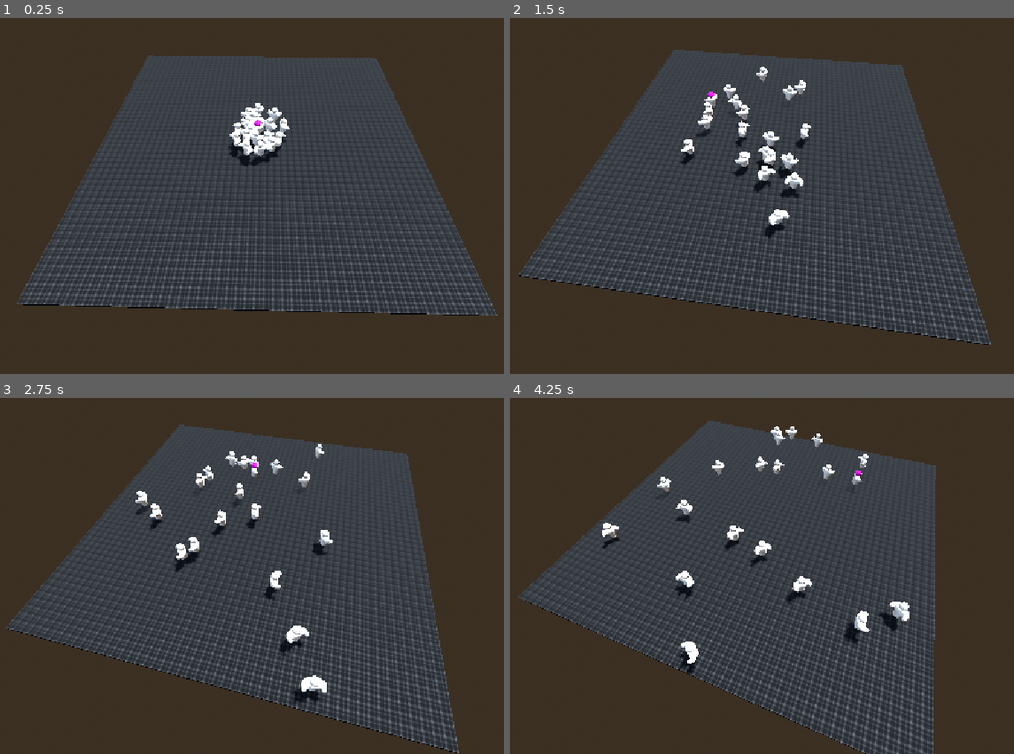
Above: before the commit, frames 1-4 (two rows, left to right).
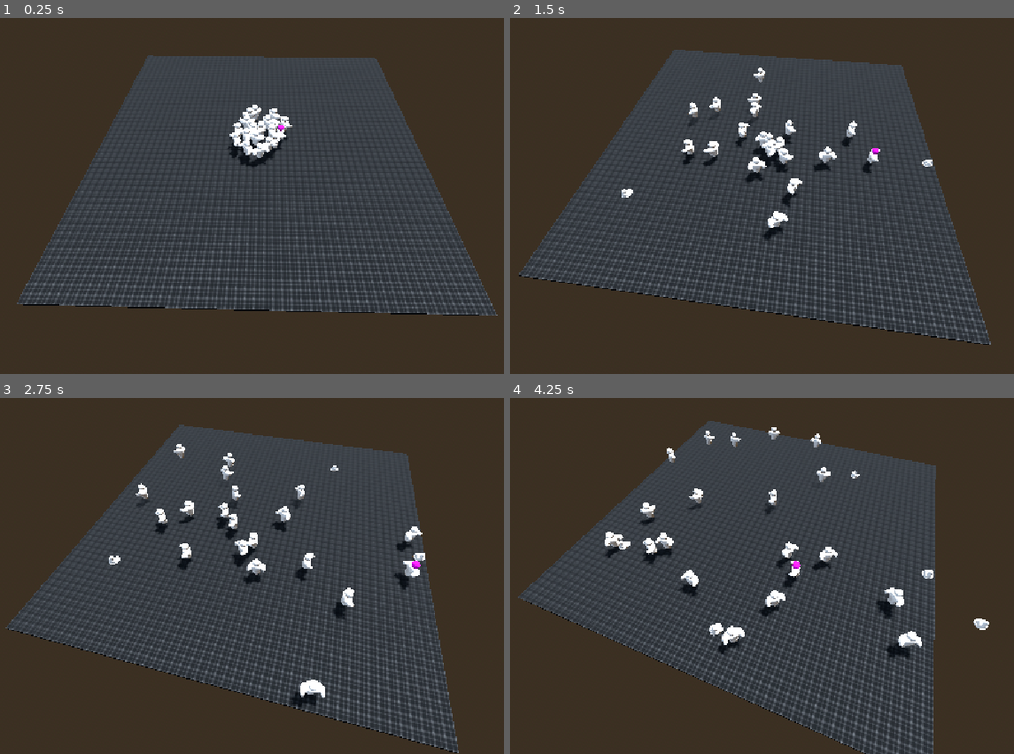
Above: after the commit, the same moments.

Repository: Argonbart/UberwachungsRame
Game: Godot game, scene res://scenes/playground.tscn
The game is run twice, just before and just after one commit, with the same random seed, the same clock (stepped at 60 frames per second) and the same inputs. Before the commit the project starts from res://playground.tscn.
Inputs (mouse positions are in pixels of both pictures, inside the frame that each line leads up to):
- Up to frame 1 (0.25 s): no input
- Up to frame 2 (1.5 s): tap Enter at 0.5 s; move the mouse to (923, 153) at 0.52 s; hold D (move_right) 0.53-1.28 s; hold Shift (sprint) 0.53-1.28 s; click (923, 153) at 0.67 s; move the mouse to (625, 196) at 1.27 s; hold S (move_backward) from 1.28 s (still down); tap Shift (sprint) at 1.35 s; click (625, 196) at 1.42 s
- Up to frame 3 (2.75 s): move the mouse to (327, 465) at 2.02 s; release S (move_backward) at 2.03 s; hold D (move_right) from 2.03 s (still down); hold Shift (sprint) from 2.03 s (still down); click (327, 465) at 2.17 s
- Up to frame 4 (4.25 s): move the mouse to (731, 632) at 2.77 s; release D (move_right) at 2.78 s; release Shift (sprint) at 2.78 s; hold W (move_forward) 2.78-3.53 s; tap Shift (sprint) at 2.85 s; click (731, 632) at 2.92 s; move the mouse to (978, 615) at 3.52 s; hold A (move_left) from 3.53 s (still down); hold Shift (sprint) from 3.53 s (still down); click (978, 615) at 3.67 s

The runs differ from the first frame. In frame 1, 0.7% of the frame differs, in the area x 45-58%, y 23-42%; in frame 2, 2.8%; in frame 3, 3.8%; in frame 4, 4.5%, in the area x 18-96%, y 7-78%.

Commit message:
Add poop

Diff:
--- a/playground/project.godot
+++ b/playground/project.godot
@@ -13,7 +13,7 @@
 config/name="Playground"
 run/main_scene="uid://bt37ffho7b4ib"
 config/features=PackedStringArray("4.4", "Forward Plus")
-config/icon="res://icon.svg"
+config/icon="res://textures/icon.svg"
 
 [display]
 
--- a/playground/human.tscn
+++ b/playground/scenes/human.tscn
@@ -1,6 +1,6 @@
 [gd_scene load_steps=4 format=3 uid="uid://i0l73rfrm2ae"]
 
-[ext_resource type="Script" uid="uid://cmrq8duvr8kx6" path="res://human.gd" id="1_11jcu"]
+[ext_resource type="Script" uid="uid://cmrq8duvr8kx6" path="res://scripts/human.gd" id="1_11jcu"]
 [ext_resource type="PackedScene" uid="uid://c5wguet7g4yes" path="res://assets/Human.glb" id="2_86l0o"]
 
 [sub_resource type="SphereShape3D" id="SphereShape3D_86l0o"]
--- a/playground/playground.tscn
+++ b/playground/scenes/playground.tscn
@@ -1,9 +1,11 @@
-[gd_scene load_steps=10 format=3 uid="uid://bt37ffho7b4ib"]
+[gd_scene load_steps=12 format=3 uid="uid://bt37ffho7b4ib"]
 
-[ext_resource type="Texture2D" uid="uid://vlt30a3se3t7" path="res://textures/black.png" id="1_m8u5f"]
-[ext_resource type="Script" uid="uid://iey56y6gj52g" path="res://camera_point.gd" id="2_is3ju"]
-[ext_resource type="PackedScene" uid="uid://i0l73rfrm2ae" path="res://human.tscn" id="2_wt17y"]
-[ext_resource type="Script" uid="uid://gcktf1y5hxcn" path="res://camera.gd" id="3_m8u5f"]
+[ext_resource type="Texture2D" uid="uid://vlt30a3se3t7" path="res://textures/black.png" id="1_q8s1k"]
+[ext_resource type="Script" uid="uid://iey56y6gj52g" path="res://scripts/camera_point.gd" id="2_mm0a5"]
+[ext_resource type="Script" uid="uid://gcktf1y5hxcn" path="res://scripts/camera.gd" id="3_o6wi6"]
+[ext_resource type="PackedScene" uid="uid://i0l73rfrm2ae" path="res://scenes/human.tscn" id="4_emj6c"]
+[ext_resource type="Script" uid="uid://d4nqjtxtvpvak" path="res://scripts/input_controller.gd" id="5_mm0a5"]
+[ext_resource type="PackedScene" uid="uid://dtlikkilw857" path="res://scenes/poop.tscn" id="6_o6wi6"]
 
 [sub_resource type="ProceduralSkyMaterial" id="ProceduralSkyMaterial_rupst"]
 sky_horizon_color = Color(0.662243, 0.671743, 0.686743, 1)
@@ -41,79 +43,87 @@
 material = SubResource("StandardMaterial3D_wt17y")
 
 [node name="CameraPoint" type="Node3D" parent="."]
-script = ExtResource("2_is3ju")
+script = ExtResource("2_mm0a5")
 orbit_speed_deg = 5.0
 
 [node name="Camera3D" type="Camera3D" parent="CameraPoint"]
 transform = Transform3D(1, 0, 0, 0, 1, 0, 0, 0, 1, 0, 60, 60)
-script = ExtResource("3_m8u5f")
+script = ExtResource("3_o6wi6")
 
 [node name="Humans" type="Node3D" parent="."]
 
-[node name="Human1" parent="Humans" instance=ExtResource("2_wt17y")]
+[node name="Human1Robot" parent="Humans" instance=ExtResource("4_emj6c")]
 transform = Transform3D(1, 0, 0, 0, 1, 0, 0, 0, 1, 0, 1.34846, 0)
 wander_type = 1
 timer_refresh_rate = 10.0
 
-[node name="Sphere" parent="Humans/Human1/HumanModel" index="0"]
+[node name="Sphere" parent="Humans/Human1Robot/HumanModel" index="0"]
 material_override = SubResource("StandardMaterial3D_m8u5f")
 
-[node name="Human2" parent="Humans" instance=ExtResource("2_wt17y")]
+[node name="Human2" parent="Humans" instance=ExtResource("4_emj6c")]
 transform = Transform3D(1, 0, 0, 0, 1, 0, 0, 0, 1, 0, 1.34846, 0)
 
-[node name="Human3" parent="Humans" instance=ExtResource("2_wt17y")]
+[node name="Human3" parent="Humans" instance=ExtResource("4_emj6c")]
 transform = Transform3D(1, 0, 0, 0, 1, 0, 0, 0, 1, 0, 1.34846, 0)
 
-[node name="Human4" parent="Humans" instance=ExtResource("2_wt17y")]
+[node name="Human4" parent="Humans" instance=ExtResource("4_emj6c")]
 transform = Transform3D(1, 0, 0, 0, 1, 0, 0, 0, 1, 0, 1.34846, 0)
 
-[node name="Human5" parent="Humans" instance=ExtResource("2_wt17y")]
+[node name="Human5" parent="Humans" instance=ExtResource("4_emj6c")]
 transform = Transform3D(1, 0, 0, 0, 1, 0, 0, 0, 1, 0, 1.34846, 0)
 
-[node name="Human6" parent="Humans" instance=ExtResource("2_wt17y")]
+[node name="Human6" parent="Humans" instance=ExtResource("4_emj6c")]
 transform = Transform3D(1, 0, 0, 0, 1, 0, 0, 0, 1, 0, 1.34846, 0)
 
-[node name="Human7" parent="Humans" instance=ExtResource("2_wt17y")]
+[node name="Human7" parent="Humans" instance=ExtResource("4_emj6c")]
 transform = Transform3D(1, 0, 0, 0, 1, 0, 0, 0, 1, 0, 1.34846, 0)
 
-[node name="Human8" parent="Humans" instance=ExtResource("2_wt17y")]
+[node name="Human8" parent="Humans" instance=ExtResource("4_emj6c")]
 transform = Transform3D(1, 0, 0, 0, 1, 0, 0, 0, 1, 0, 1.34846, 0)
 
-[node name="Human9" parent="Humans" instance=ExtResource("2_wt17y")]
+[node name="Human9" parent="Humans" instance=ExtResource("4_emj6c")]
 transform = Transform3D(1, 0, 0, 0, 1, 0, 0, 0, 1, 0, 1.34846, 0)
 
-[node name="Human10" parent="Humans" instance=ExtResource("2_wt17y")]
+[node name="Human10" parent="Humans" instance=ExtResource("4_emj6c")]
 transform = Transform3D(1, 0, 0, 0, 1, 0, 0, 0, 1, 0, 1.34846, 0)
 
-[node name="Human11" parent="Humans" instance=ExtResource("2_wt17y")]
+[node name="Human11" parent="Humans" instance=ExtResource("4_emj6c")]
 transform = Transform3D(1, 0, 0, 0, 1, 0, 0, 0, 1, 0, 1.34846, 0)
 
-[node name="Human12" parent="Humans" instance=ExtResource("2_wt17y")]
+[node name="Human12" parent="Humans" instance=ExtResource("4_emj6c")]
 transform = Transform3D(1, 0, 0, 0, 1, 0, 0, 0, 1, 0, 1.34846, 0)
 
-[node name="Human13" parent="Humans" instance=ExtResource("2_wt17y")]
+[node name="Human13" parent="Humans" instance=ExtResource("4_emj6c")]
 transform = Transform3D(1, 0, 0, 0, 1, 0, 0, 0, 1, 0, 1.34846, 0)
 
-[node name="Human14" parent="Humans" instance=ExtResource("2_wt17y")]
+[node name="Human14" parent="Humans" instance=ExtResource("4_emj6c")]
 transform = Transform3D(1, 0, 0, 0, 1, 0, 0, 0, 1, 0, 1.34846, 0)
 
-[node name="Human15" parent="Humans" instance=ExtResource("2_wt17y")]
+[node name="Human15" parent="Humans" instance=ExtResource("4_emj6c")]
 transform = Transform3D(1, 0, 0, 0, 1, 0, 0, 0, 1, 0, 1.34846, 0)
 
-[node name="Human16" parent="Humans" instance=ExtResource("2_wt17y")]
+[node name="Human16" parent="Humans" instance=ExtResource("4_emj6c")]
 transform = Transform3D(1, 0, 0, 0, 1, 0, 0, 0, 1, 0, 1.34846, 0)
 
-[node name="Human17" parent="Humans" instance=ExtResource("2_wt17y")]
+[node name="Human17" parent="Humans" instance=ExtResource("4_emj6c")]
 transform = Transform3D(1, 0, 0, 0, 1, 0, 0, 0, 1, 0, 1.34846, 0)
 
-[node name="Human18" parent="Humans" instance=ExtResource("2_wt17y")]
+[node name="Human18" parent="Humans" instance=ExtResource("4_emj6c")]
 transform = Transform3D(1, 0, 0, 0, 1, 0, 0, 0, 1, 0, 1.34846, 0)
 
-[node name="Human19" parent="Humans" instance=ExtResource("2_wt17y")]
+[node name="Human19" parent="Humans" instance=ExtResource("4_emj6c")]
 transform = Transform3D(1, 0, 0, 0, 1, 0, 0, 0, 1, 0, 1.34846, 0)
 
-[node name="Human20" parent="Humans" instance=ExtResource("2_wt17y")]
+[node name="Human20" parent="Humans" instance=ExtResource("4_emj6c")]
 transform = Transform3D(1, 0, 0, 0, 1, 0, 0, 0, 1, 0, 1.34846, 0)
 
-[editable path="Humans/Human1"]
-[editable path="Humans/Human1/HumanModel"]
+[node name="Poops" type="Node3D" parent="."]
+
+[node name="InputController" type="Node" parent="." node_paths=PackedStringArray("camera", "poops")]
+script = ExtResource("5_mm0a5")
+camera = NodePath("../CameraPoint/Camera3D")
+poops = NodePath("../Poops")
+poop_scene = ExtResource("6_o6wi6")
+
+[editable path="Humans/Human1Robot"]
+[editable path="Humans/Human1Robot/HumanModel"]
--- /dev/null
+++ b/playground/scenes/poop.tscn
@@ -0,0 +1,7 @@
+[gd_scene load_steps=2 format=3 uid="uid://dtlikkilw857"]
+
+[ext_resource type="PackedScene" uid="uid://cpsjad7jrd0go" path="res://assets/Poop.glb" id="1_634gh"]
+
+[node name="Poop" type="Node3D"]
+
+[node name="Poop" parent="." instance=ExtResource("1_634gh")]
--- a/playground/camera.gd
+++ b/playground/scripts/camera.gd
@@ -1,7 +1,7 @@
 extends Camera3D
 
 
-func _process(delta):
+func _process(_delta):
 	look_at(Vector3.ZERO + Vector3(0.0, -20.0, 0.0))
 
 
--- a/playground/human.gd
+++ b/playground/scripts/human.gd
@@ -42,7 +42,7 @@
 
 	# check wander type
 	if wander_type == WanderType.ROBOT:
-		acceleration = wander_robot(delta)
+		acceleration = wander_robot()
 	else:
 		acceleration = wander_human()
 
@@ -81,7 +81,7 @@
 	return steer
 
 
-func wander_robot(delta: float) -> Vector3:
+func wander_robot() -> Vector3:
 
 	var target_distance = target_position - global_transform.origin
 	target_distance.y = 0  # Flatten to X-Z plane
--- /dev/null
+++ b/playground/scripts/input_controller.gd
@@ -0,0 +1,25 @@
+extends Node
+
+@export var camera: Camera3D  # Assign this in the Inspector
+@export var poops: Node3D
+@export var poop_scene: PackedScene
+
+func _input(event):
+	if event is InputEventMouseButton and event.pressed and event.button_index == 1:  # Left click
+		var mouse_pos = event.position
+		var ray_origin = camera.project_ray_origin(mouse_pos)
+		var ray_dir = camera.project_ray_normal(mouse_pos)
+
+		# Check if ray hits the XZ-plane (where y == 0)
+		if ray_dir.y != 0.0:
+			var t = -ray_origin.y / ray_dir.y
+			if t > 0:
+				var hit_point = ray_origin + ray_dir * t
+				print("Hit XZ-plane at: ", hit_point)
+				var new_poop = poop_scene.instantiate()
+				new_poop.position = hit_point
+				poops.call_deferred("add_child", new_poop)
+			else:
+				print("Ray points away from the XZ-plane.")
+		else:
+			print("Ray is parallel to the XZ-plane.")
Binary file added: playground/assets/Poop.glb
Not shown, added: playground/assets/Poop.glb.import
Not shown: 1 places in playground/scenes/playground.tscn that only renumber resources
Renamed: playground/camera.gd.uid -> playground/scripts/camera.gd.uid
Renamed: playground/camera_point.gd -> playground/scripts/camera_point.gd
Renamed: playground/camera_point.gd.uid -> playground/scripts/camera_point.gd.uid
Renamed: playground/human.gd.uid -> playground/scripts/human.gd.uid
Not shown, added: playground/scripts/input_controller.gd.uid
Renamed: playground/icon.svg -> playground/textures/icon.svg
Not shown, changed: playground/textures/icon.svg.import
Not shown, added: blender/blender files/Poop.blend
Not shown, added: blender/blender files/Poop.blend1
(and 1 more such lines)
